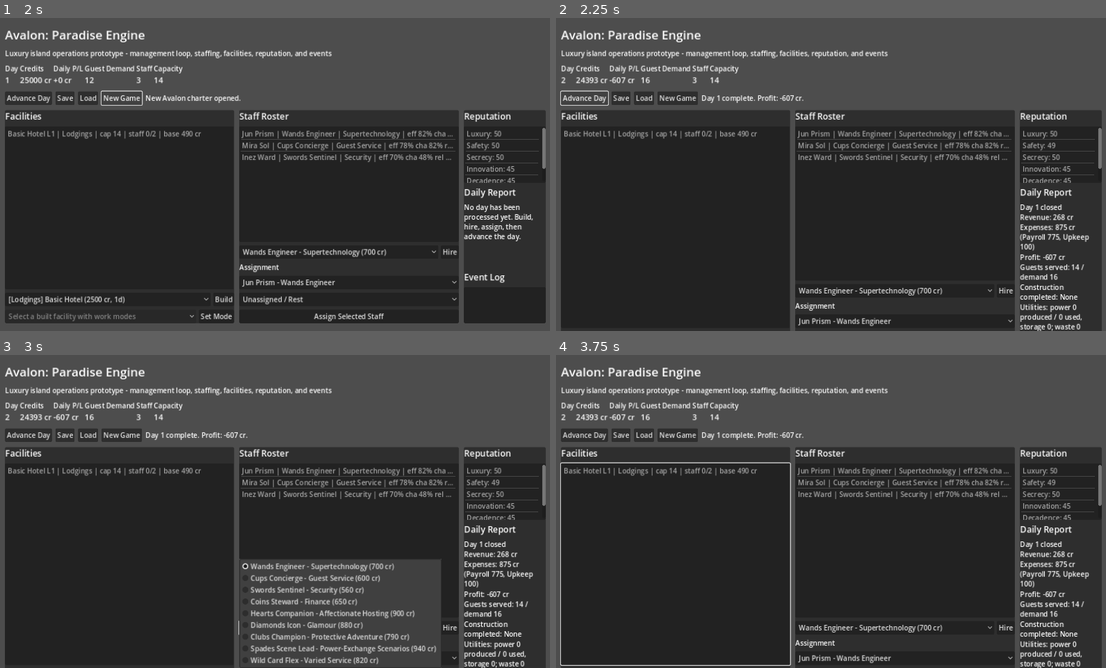
Above: before the commit, frames 1-4 (two rows, left to right).
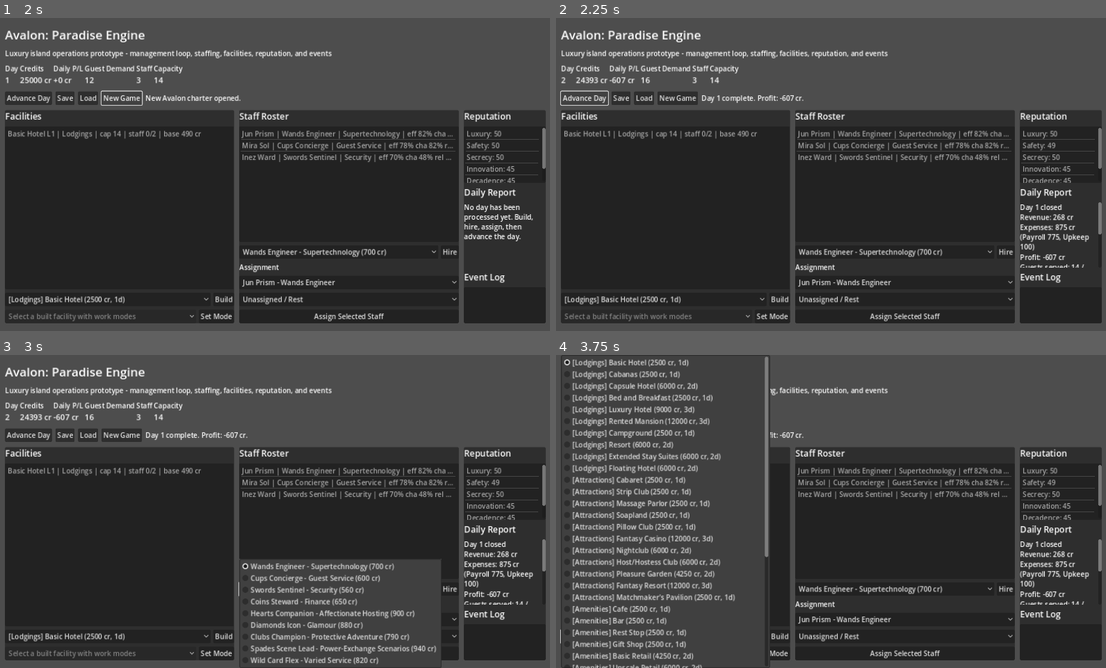
Above: after the commit, the same moments.

Repository: AuthorInkwell/AvalonSim
Game: Godot game, scene res://scenes/main.tscn
The game is run twice, just before and just after one commit, with the same random seed, the same clock (stepped at 60 frames per second) and the same inputs.
Inputs (mouse positions are in pixels of both pictures, inside the frame that each line leads up to):
- Up to frame 1 (2 s): click "New Game" at 0.5 s; click "New Game" at 1.25 s
- Up to frame 2 (2.25 s): click "Advance Day" at 2 s
- Up to frame 3 (3 s): click "Wands Engineer - Supertechnol…" at 2.75 s
- Up to frame 4 (3.75 s): click (666, 636) at 3.5 s, where only the run after the commit has a clickable "[Lodgings] Basic Hotel (2500 …"

Frame 1 is identical in both runs. In frame 2, 5.1% of the frame differs, in the area x 0-100%, y 58-100%; in frame 3, 2.8%; in frame 4, 32%, in the area x 0-100%, y 0-100%.

Commit message:
Keep dashboard controls visible
Co-authored-by: a.damon.enigma <a.damon.enigma@gmail.com>

Diff:
--- a/ui/dashboard.gd
+++ b/ui/dashboard.gd
@@ -226,8 +226,10 @@
 	box.add_child(summary_heading)
 
 	daily_summary = RichTextLabel.new()
-	daily_summary.fit_content = true
+	daily_summary.fit_content = false
+	daily_summary.scroll_active = true
 	daily_summary.custom_minimum_size = Vector2(0, 150)
+	daily_summary.size_flags_vertical = Control.SIZE_EXPAND_FILL
 	box.add_child(daily_summary)
 
 	var events_heading := Label.new()
